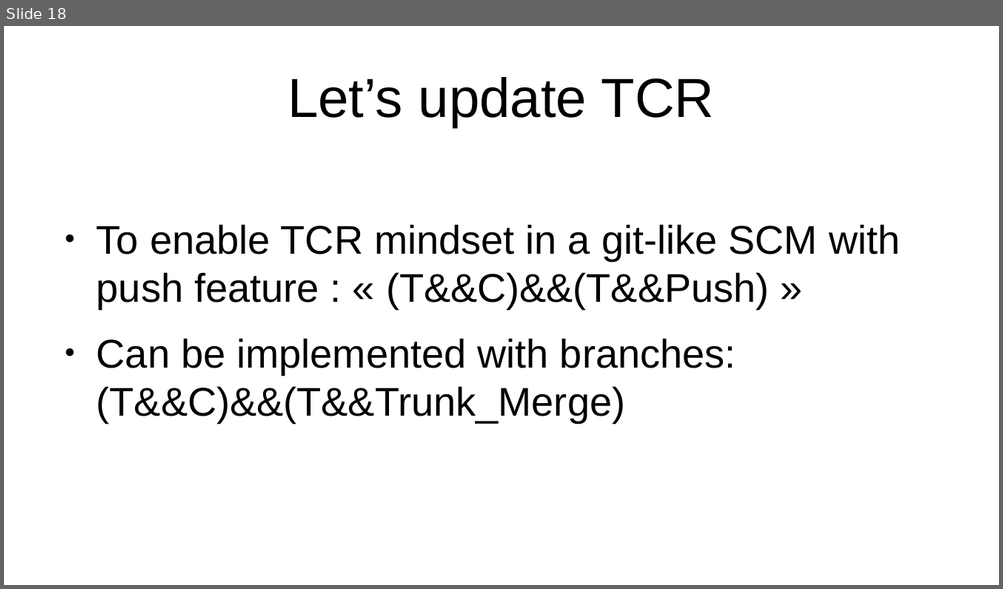
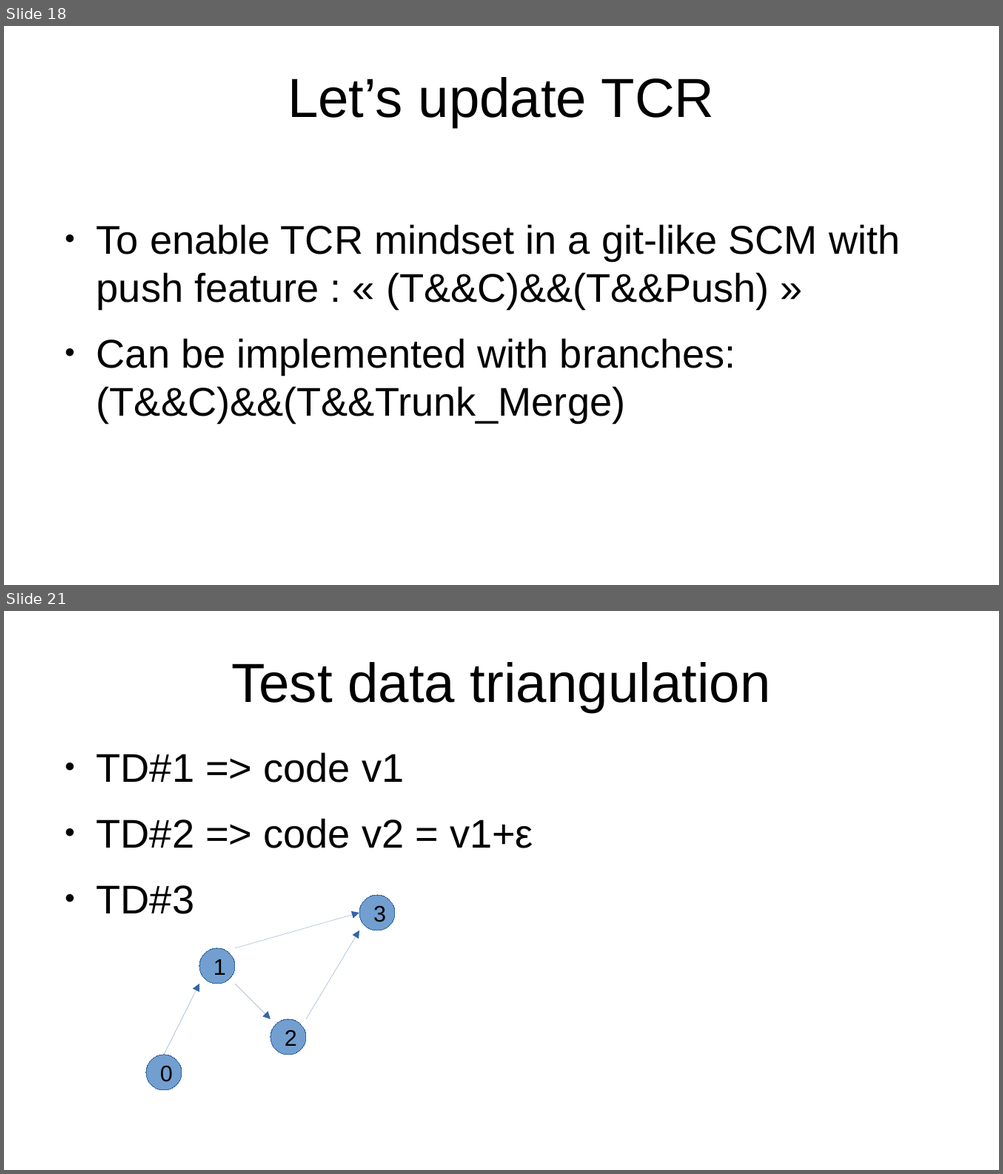
Before and after one commit to Moustov/Moliere, a slide deck: REX on TDD.odp. Shown one above the other, each under a label of ours: slide 18 before the commit, slides 18 and 21 after it; the slides between them are not shown. The pictures are 1003x589 and 1003x1174 pixels, drawn with LibreOffice and Linux fonts; fonts in the diff are those of the drawing. Boxes give left, top, right and bottom in pixels: in the first picture for what was removed or moved away, otherwise in the second. Text is boxed around its words. In the diff, an @@ line names an element or a change of style, - is before the commit and + after.

```diff
--- a/REX on TDD.odp
+++ b/REX on TDD.odp
@@ slide 21 added at (4, 611, 999, 1170), background #FFFFFF @@
@@ title added at (231, 662, 771, 712), 44 pt, text #000000 @@
+Test data triangulation
@@ text added at (96, 752, 533, 914), 32 pt, text #000000 @@
+● TD#1 => code v1
+● TD#2 => code v2 = v1+ε
+● TD#3
@@ ellipse added at (360, 895, 395, 931), fill #729FCF, outline #3465A4 0 pt, 18 pt, text #000000 @@
+3
@@ arrow added from (235, 948) to (360, 914), #3465A4 0 pt @@
@@ arrow added from (307, 1019) to (360, 931), #3465A4 0 pt @@
@@ ellipse added at (200, 948, 235, 984), fill #729FCF, outline #3465A4 0 pt, 18 pt, text #000000 @@
+1
@@ arrow added from (164, 1055) to (200, 984), #3465A4 0 pt @@
@@ arrow added from (235, 984) to (270, 1019), #3465A4 0 pt @@
@@ ellipse added at (270, 1019, 305, 1055), fill #729FCF, outline #3465A4 0 pt, 18 pt, text #000000 @@
+2
@@ ellipse added at (145, 1055, 181, 1091), fill #729FCF, outline #3465A4 0 pt, 18 pt, text #000000 @@
+0
```
Also in this commit, not shown: 2 slides changed, 1 other slide added.
